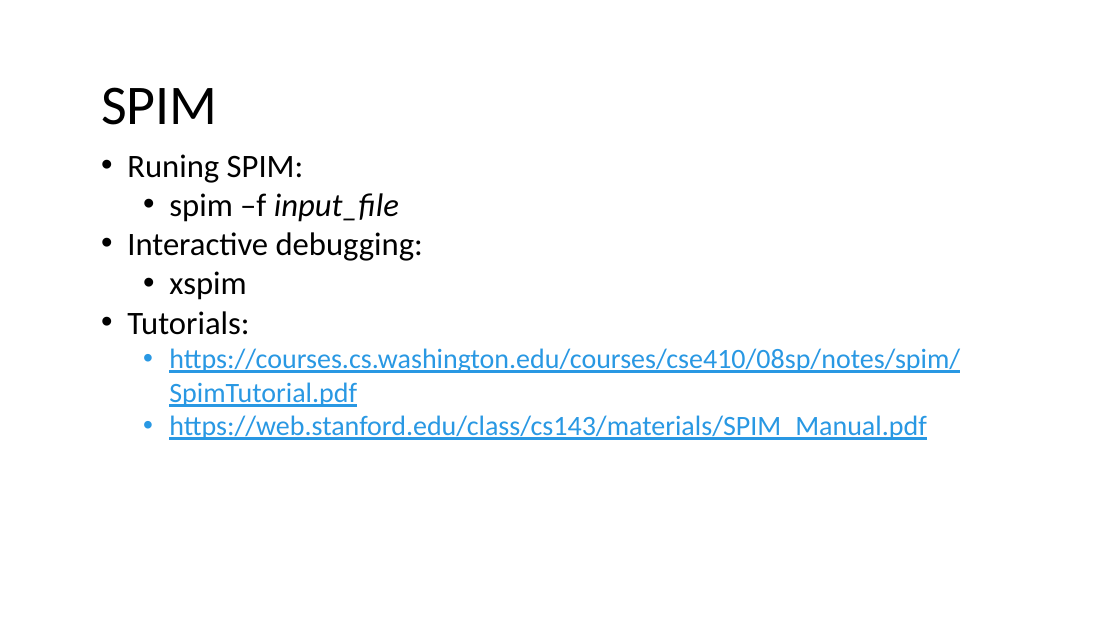
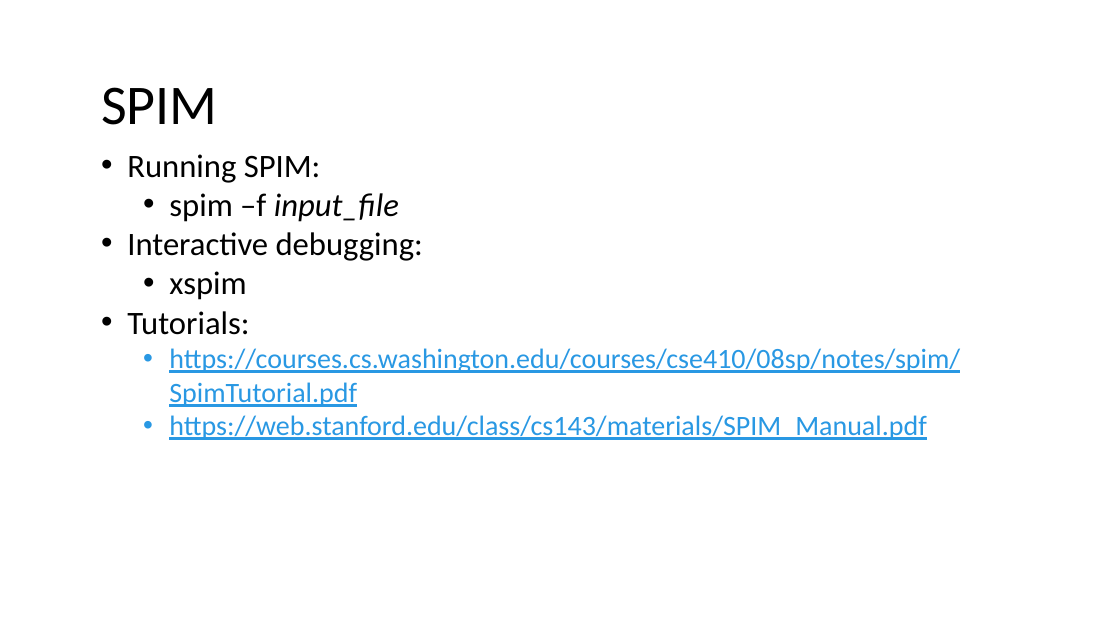
Before and after one commit to nivshani/compilation, a slide deck: slide 13 of slides/codegen.pptx (slide 58 before the commit). Drawn at 1120x630 pixels with LibreOffice and Linux fonts; fonts in the diff are those of the drawing. Boxes give left, top, right and bottom in pixels: in the first picture for what was removed or moved away, otherwise in the second. Text is boxed around its words. In the diff, an @@ line names an element or a change of style, - is before the commit and + after.

```diff
--- a/slides/codegen.pptx
+++ b/slides/codegen.pptx
@@ text at [127, 154, 321, 183]: text changed @@
-• Runing SPIM:
+• Running SPIM:
```
Also in this commit, not shown: 35 other slides changed, 10 slides added, 1 slide removed, 1 other file.
